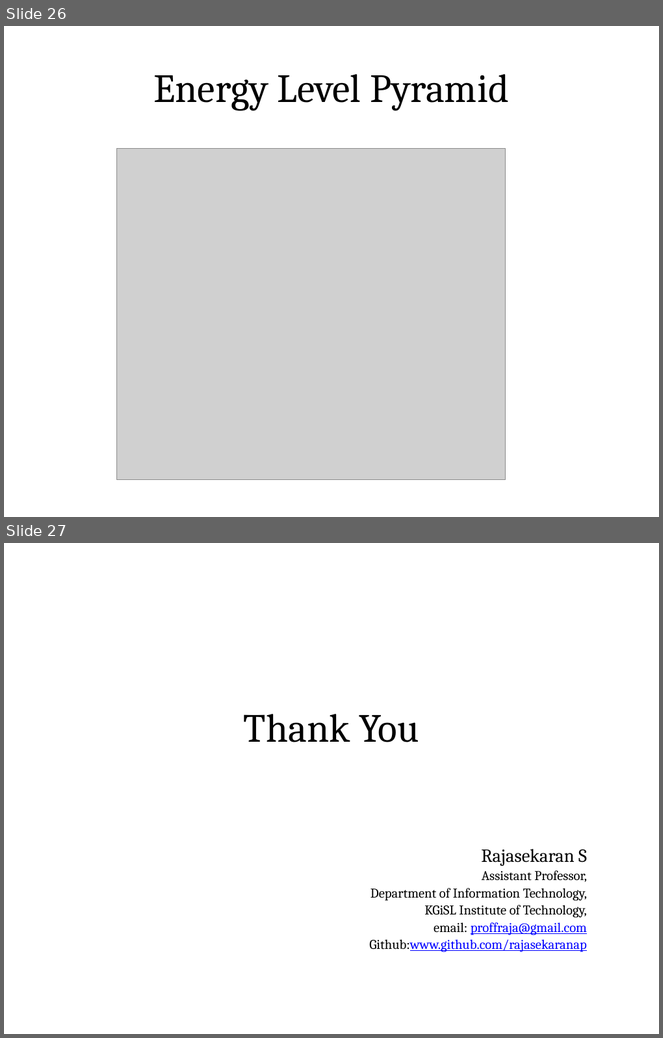
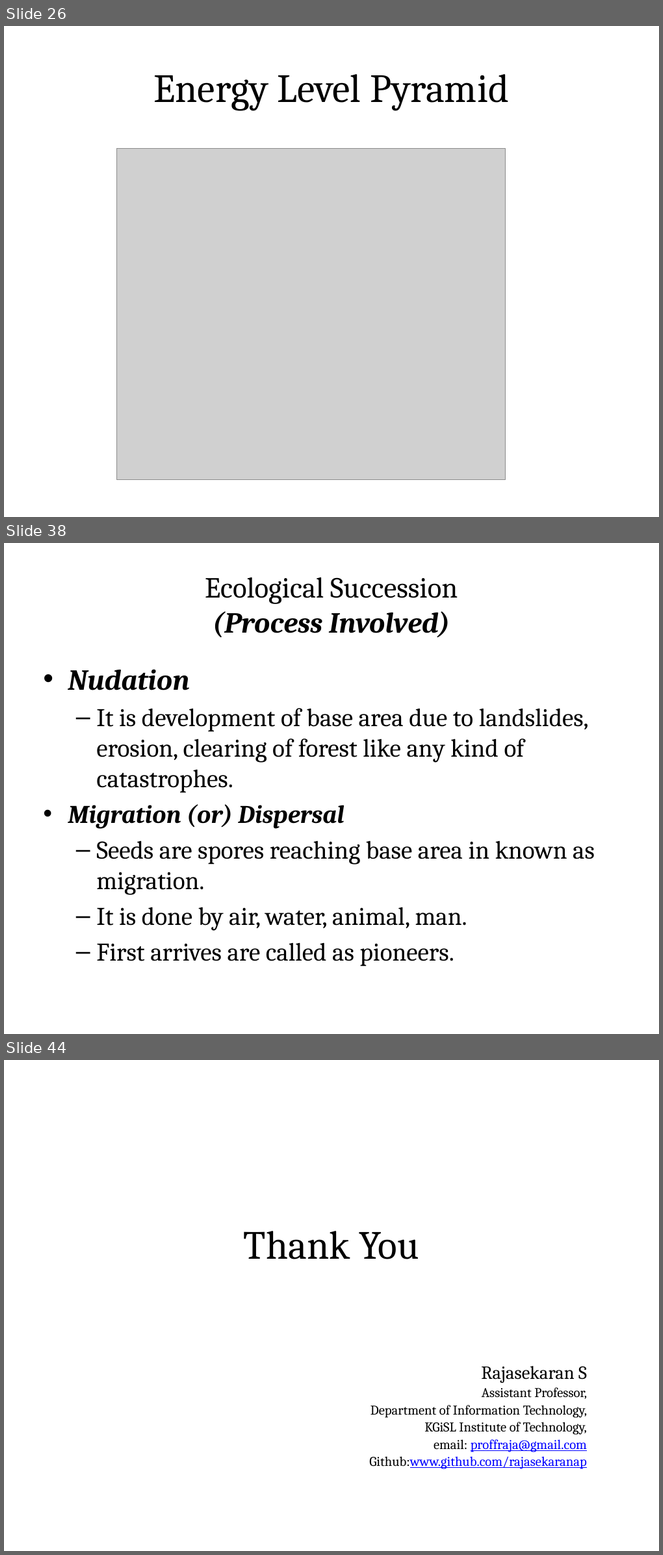
Before and after one commit to rajasekaran36/GE8291-Environmental-Science-and-Engineering, a slide deck: Slides/GE8291-U1.pptx. Shown one above the other, each under a label of ours: slides 26 and 27 before the commit, slides 26, 38 and 44 after it; the slides between them are not shown. The pictures are 663x1038 and 663x1555 pixels, drawn with LibreOffice and Linux fonts; fonts in the diff are those of the drawing; grey boxes stand for pictures. Boxes give left, top, right and bottom in pixels: in the first picture for what was removed or moved away, otherwise in the second. Text is boxed around its words. In the diff, an @@ line names an element or a change of style, - is before the commit and + after.

```diff
--- a/Slides/GE8291-U1.pptx
+++ b/Slides/GE8291-U1.pptx
@@ slide 38 added at <box>4,543,659,1034</box>, background #FFFFFF @@
@@ title added at <box>36,563,627,644</box>, fill gradient #DAFDA7 to #E4FCC2 to #F5FFE7, outline #98B955 0.75 pt, 32 pt, text #000000 @@
+Ecological Succession
+(Process Involved)
@@ text added at <box>68,669,595,967</box>, 28 pt, text #000000 @@
+• Nudation
+  – It is development of base area due to landslides, erosion, clearing of forest like any kind of catastrophes.
+• Migration (or) Dispersal
+  – Seeds are spores reaching base area in known as migration.
+  – It is done by air, water, animal, man.
+  – First arrives are called as pioneers.
@@ what was slide 27 is now slide 44 @@
```
Also in this commit, not shown: 16 other slides added, 1 other file.
